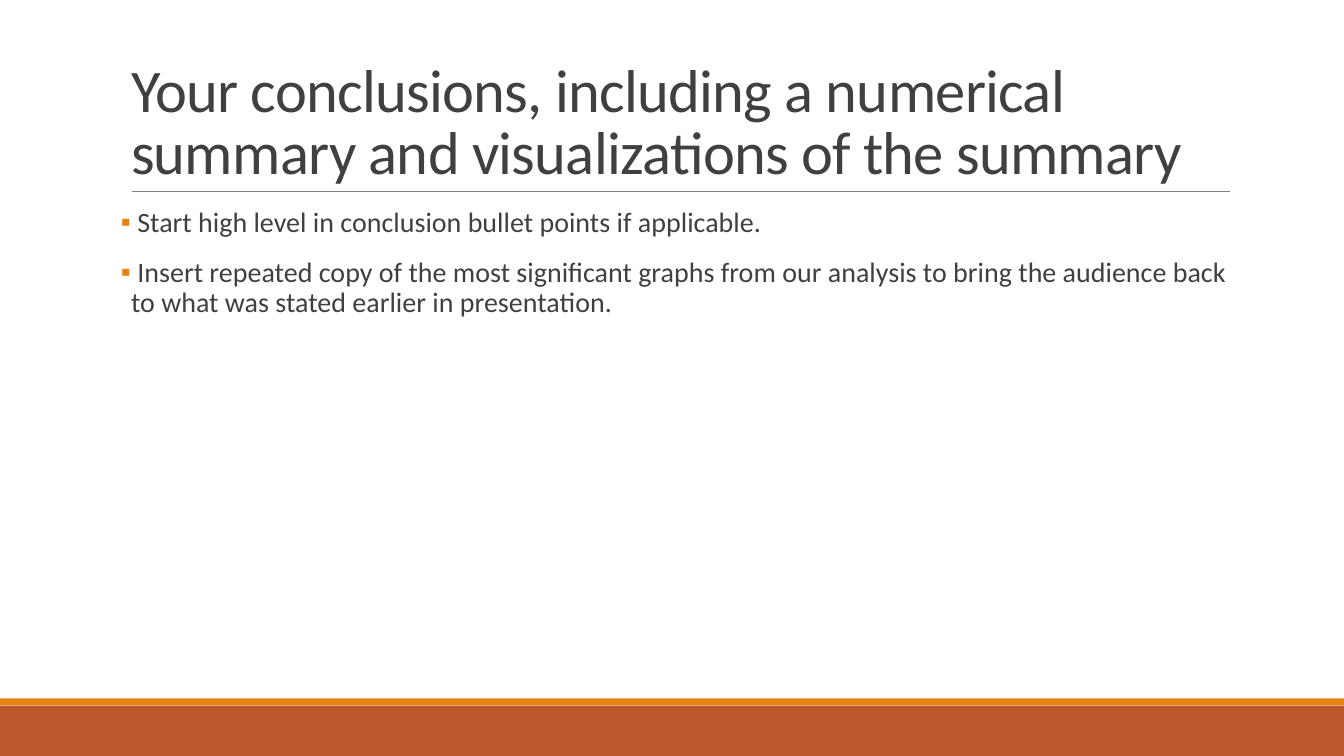
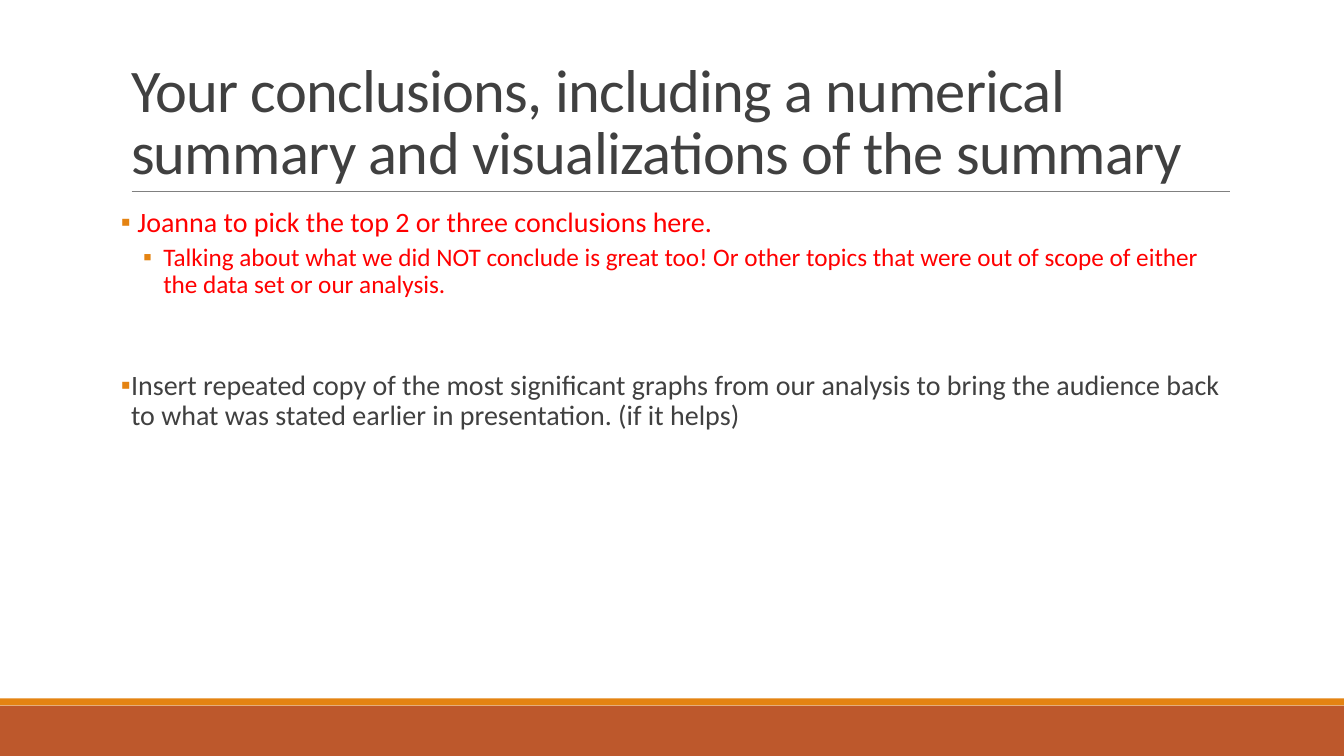
Before and after one commit to Evdawg/Project_1_Covid_Data, a slide deck: slide 24 of Project notes.pptx (slide 20 before the commit). Drawn at 1344x756 pixels with LibreOffice and Linux fonts; fonts in the diff are those of the drawing. Boxes give left, top, right and bottom in pixels: in the first picture for what was removed or moved away, otherwise in the second. Text is boxed around its words. In the diff, an @@ line names an element or a change of style, - is before the commit and + after.

```diff
--- a/Project notes.pptx
+++ b/Project notes.pptx
@@ text at box(131, 212, 1219, 430): text changed; text colour #404040 to #FF0000 @@
-▪ Start high level in conclusion bullet points if applicable.
-▪ Insert repeated copy of the most significant graphs from our analysis to bring the audience back to what was stated earlier in presentation.
+▪ Joanna to pick the top 2 or three conclusions here.
+  ▪ Talking about what we did NOT conclude is great too! Or other topics that were out of scope of either the data set or our analysis.
+▪ Insert repeated copy of the most significant graphs from our analysis to bring the audience back to what was stated earlier in presentation. (if it helps)
```
Also in this commit, not shown: 16 other slides changed, 4 slides added.
